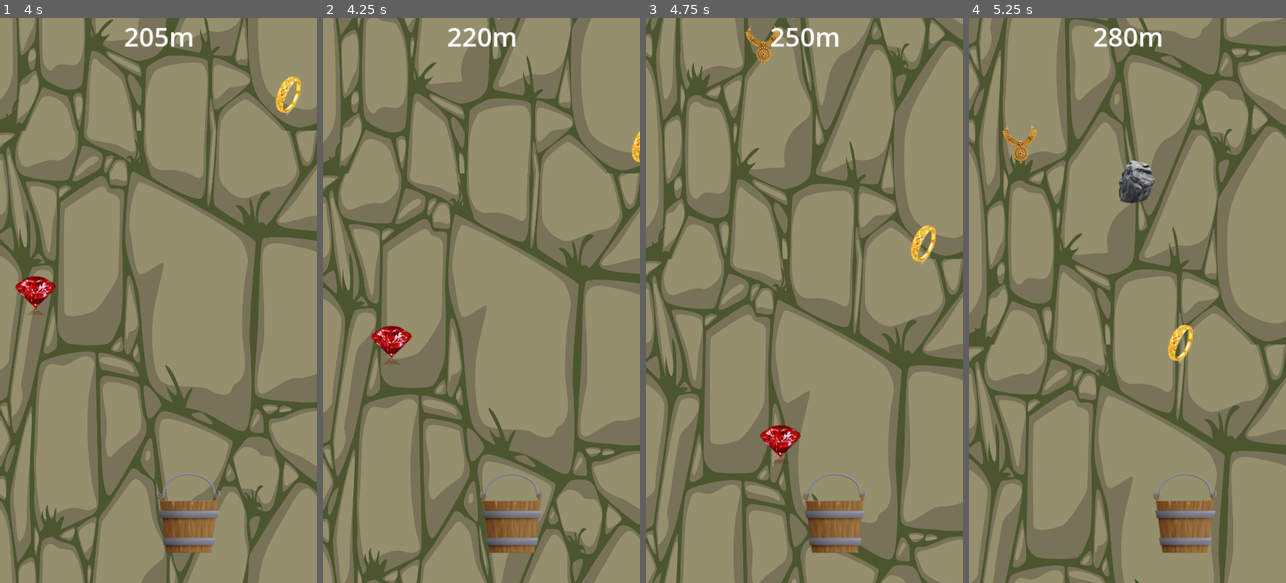
Above: before the commit, frames 1-4 (left to right).
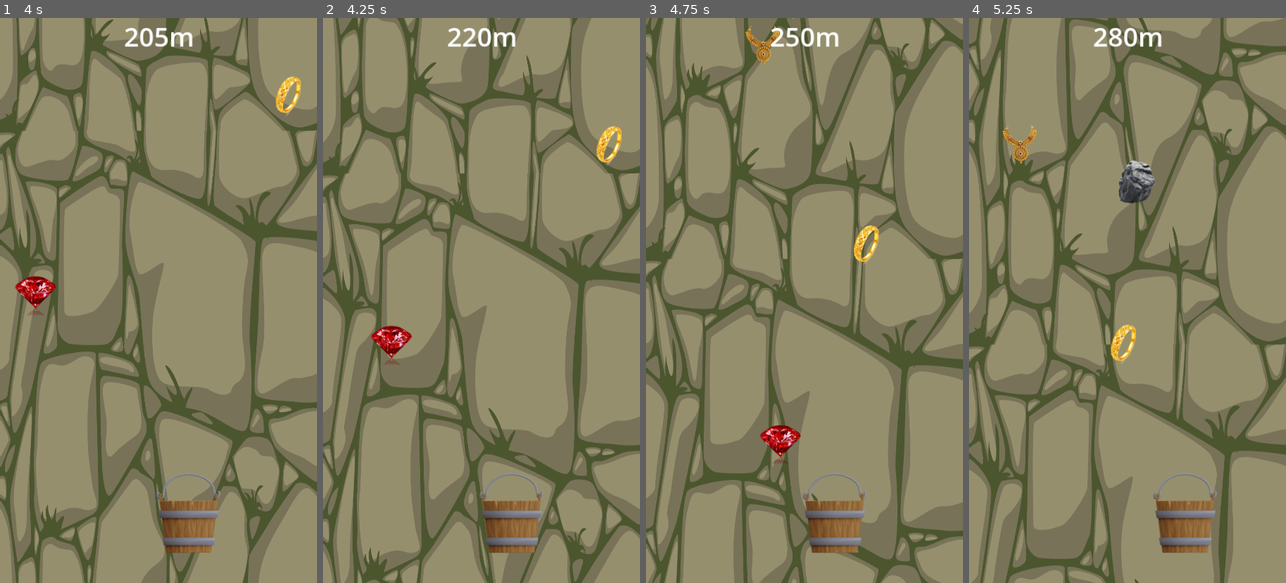
Above: after the commit, the same moments.

Repository: RehmahMuneeb/WWC
Game: Godot game, scene res://scenes/main.tscn
Same seed, same stepped clock (60 frames per second), same inputs: the game is played once before the commit and once after it.
Inputs (mouse positions are in pixels of both pictures, inside the frame that each line leads up to):
- Up to frame 1 (4 s): click "Play" at 0.5 s; move the mouse to (228, 272) at 1.27 s; click (228, 272) at 1.42 s; drag from (95, 328) to (161, 509) at 2.02 s; move the mouse to (190, 176) at 2.77 s; click (190, 176) at 2.92 s; drag from (142, 413) to (63, 215) at 3.52 s
- Up to frame 2 (4.25 s): no input
- Up to frame 3 (4.75 s): move the mouse to (899, 385) at 4.27 s; click (899, 385) at 4.42 s
- Up to frame 4 (5.25 s): drag from (1032, 215) to (1079, 159) at 5.02 s

Frame 1 is identical in both runs. In frame 2, 0.4% of the frame differs, in the area x 86-100%, y 19-26%; in frame 3, 0.6%; in frame 4, 0.6%, in the area x 44-71%, y 54-62%.

Commit message:
boundries check

Diff:
--- a/Jewels/jewel.gd
+++ b/Jewels/jewel.gd
@@ -11,6 +11,10 @@
 
 # Array to hold jewel textures
 @export var jewel_textures: Array[Texture2D] = []
+
+# Gameplay screen boundaries (adjust these to match your gameplay area)
+@export var gameplay_left_boundary: float = 0
+@export var gameplay_right_boundary: float = 500  # Example: Set this to your gameplay screen width
 
 func _ready() -> void:
 	# Randomly assign a jewel texture
@@ -32,10 +36,15 @@
 
 	move_and_slide()
 
-	# Remove the jewel if it goes off-screen
+	# Remove the jewel if it goes off-screen vertically
 	if position.y > get_viewport_rect().size.y:
 		queue_free()
 
-	# Bounce the jewel off the screen boundaries
-	if position.x < 0 or position.x > get_viewport_rect().size.x:
-		horizontal_direction *= -1  # Reverse horizontal direction
+	# Get the width of the jewel's texture
+	var jewel_width: float = $Sprite2D.texture.get_width() if $Sprite2D.texture else 0
+
+	# Bounce the jewel off the gameplay screen boundaries
+	if position.x < gameplay_left_boundary:
+		horizontal_direction = 1  # Move right
+	elif position.x + jewel_width > gameplay_right_boundary:
+		horizontal_direction = -1  # Move left
Binary file added: scenes/WhatsApp Image 2025-02-06 at 05.16.45_af0f2bc5.jpg
Binary file added: scenes/WhatsApp Image 2025-02-06 at 05.22.47_66240683.jpg
